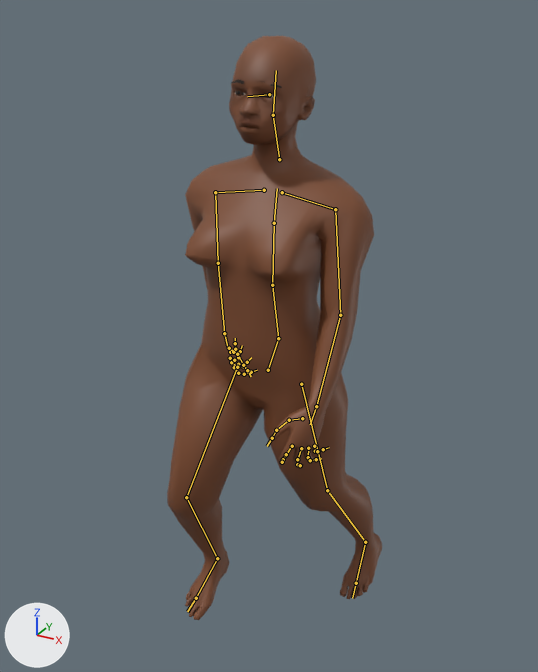
An edit to the glTF model client/public/assets/characters/prototype/awd_female_base_lod2.glb, drawn before and after from the same camera.
Camera for both pictures: a camera (50 mm lens) standing at (0.851, -1.561, 1.727) and looking at (-0.042, 0.061, 0.916). Every picture has the same lights, and +X, +Y and +Z are marked at lower left. The first picture is the older version. Both versions are drawn at frame 21 of the action 'walk'; the numbers are the values there. The bones that change, and the others that lie on the model, are drawn over the model as lines.

Names of what the first picture shows: 'AWD_Body_female_b2', 'AWD_Brows_b2', 'AWD_Eye_L_b2', 'AWD_Eye_R_b2'.
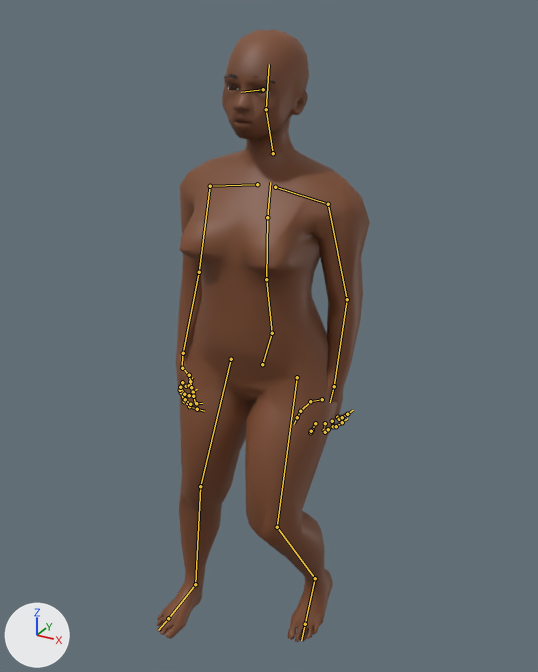
The change in detail:
Bone 'Hips' (bone_hips) moves from (0.004, -0.006, -0.004) to (-0.014, 0.004, 0.003).
Bone 'Hips' (bone_hips) turns from (0, -3, -3) to (0, 2, -2) degrees about its own x, y and z.
Bone 'LeftUpLeg' (bone_leftupleg) turns from (-12, 4, 15) to (13, 0, -15) degrees about its own x, y and z.
Bone 'LeftLeg' (bone_leftleg) turns from (4, 1, 12) to (16, -3, 47) degrees about its own x, y and z.
Bone 'RightUpLeg' (bone_rightupleg) turns from (13, 0, 20) to (4, 1, 7) degrees about its own x, y and z.
Bone 'RightLeg' (bone_rightleg) turns from (32, 6, -34) to (6, 0, -6) degrees about its own x, y and z.
Bone 'RightFoot' (bone_rightfoot) turns from (2, 0, 0) to (6, 1, 0) degrees about its own x, y and z.
Bone 'Spine' (bone_spine) turns from (0, 2, 1) to (0, 0, -1) degrees about its own x, y and z.
Bone 'Spine2' (bone_spine2) turns from (-3, 3, 0) to (-2, 0, 0) degrees about its own x, y and z.
Bone 'LeftArm' (bone_leftarm) turns from (-28, -6, -6) to (-27, 8, 10) degrees about its own x, y and z.
Bone 'Head' (bone_head) turns from (2, -1, 0) to (2, 0, -1) degrees about its own x, y and z.
Bone 'RightArm' (bone_rightarm) turns from (-27, -17, -18) to (-28, -3, -3) degrees about its own x, y and z.
Bone 'RightForeArm' (bone_rightforearm) turns from (-25, -24, -1) to (-17, -19, -1) degrees about its own x, y and z.

Where the change shows, as pixel boxes [x1, y1, x2, y2] in the pictures (538 x 672 px):
'AWD_Body_female_b2', posed
    before: [167, 36, 382, 620]
    after: [156, 30, 370, 643]
'AWD_Brows_b2', posed
    before: [231, 79, 282, 88]
    after: [224, 74, 275, 83]
'AWD_Eye_R_b2', posed (mostly hidden)
    before: [235, 91, 246, 96]
    after: [228, 85, 239, 90]
bone 'Hips', root to tip
    before: (268, 370) to (278, 338)
    after: (262, 364) to (272, 333)
bone 'LeftUpLeg', root to tip
    before: (301, 384) to (327, 490)
    after: (297, 377) to (277, 527)
bone 'LeftLeg', root to tip
    before: (327, 490) to (365, 542)
    after: (277, 527) to (315, 578)
bone 'RightUpLeg', root to tip
    before: (238, 364) to (186, 497)
    after: (231, 359) to (200, 486)
bone 'RightLeg', root to tip
    before: (186, 497) to (217, 558)
    after: (200, 486) to (195, 584)
bone 'RightFoot', root to tip
    before: (217, 558) to (196, 598)
    after: (195, 584) to (168, 618)
bone 'Spine', root to tip
    before: (278, 338) to (272, 285)
    after: (272, 333) to (266, 279)
bone 'Spine2', root to tip
    before: (274, 223) to (277, 188)
    after: (267, 217) to (270, 182)
bone 'LeftArm', root to tip
    before: (335, 209) to (340, 315)
    after: (328, 204) to (347, 299)
bone 'Head', root to tip
    before: (273, 115) to (276, 70)
    after: (266, 109) to (269, 64)
bone 'RightArm', root to tip
    before: (215, 192) to (218, 263)
    after: (210, 186) to (199, 272)
bone 'RightForeArm', root to tip
    before: (218, 263) to (224, 333)
    after: (199, 272) to (183, 353)
